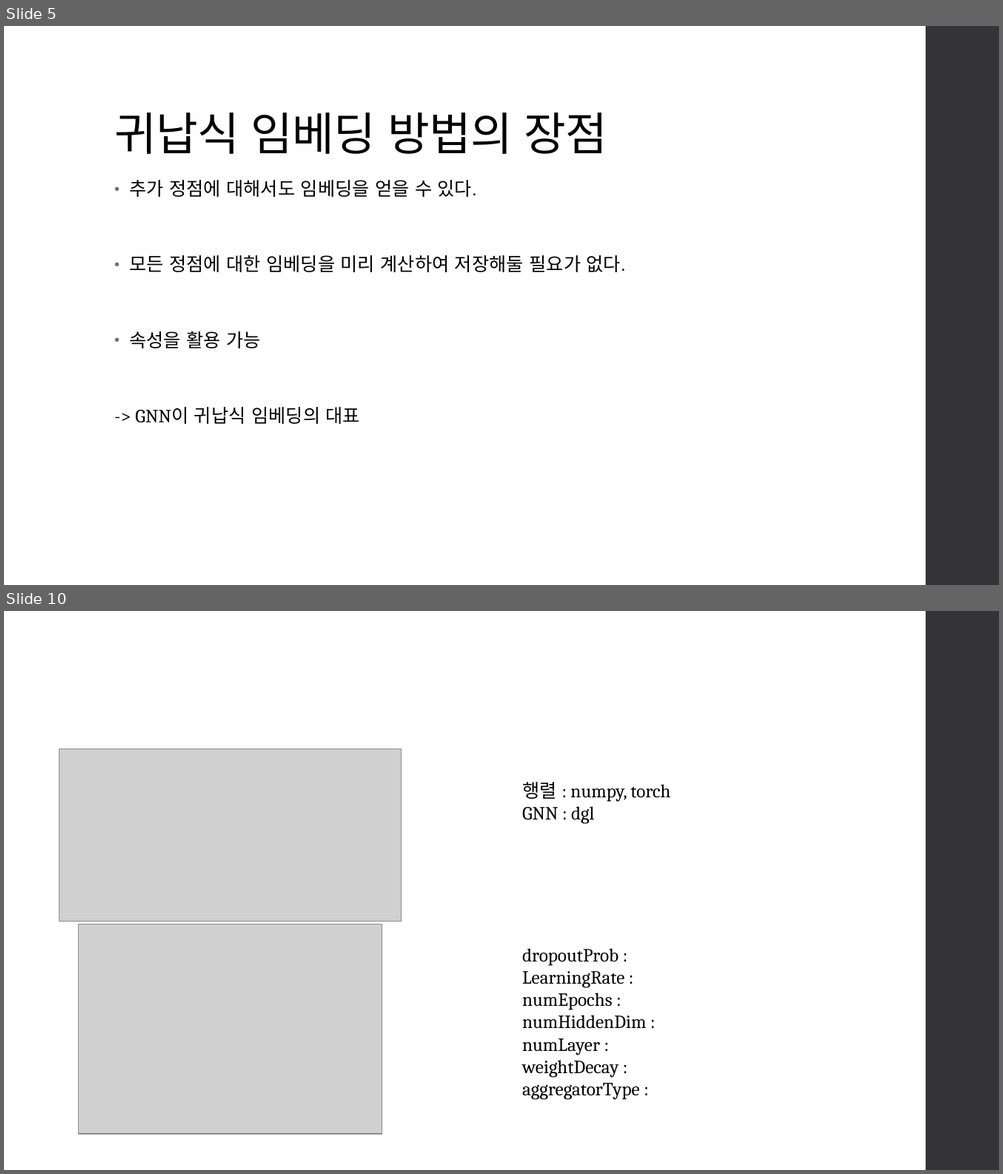
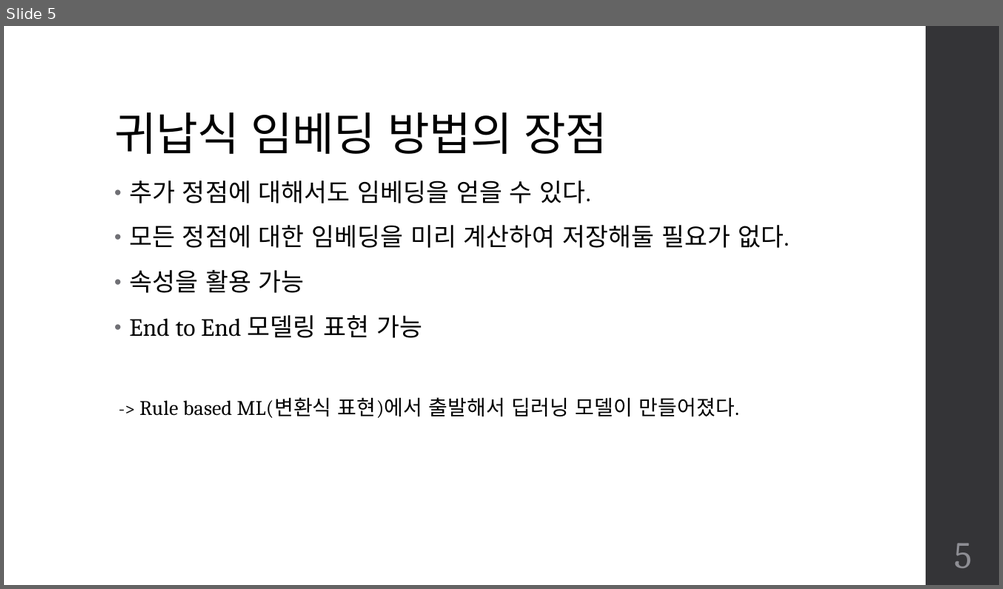
Before and after one commit to team-fairy/JunCheol, a slide deck: Presentation_resource/GNN.pptm. Shown one above the other, each under a label of ours: slides 5 and 10 before the commit, slide 5 after it; the slides between them are not shown. The pictures are 1003x1174 and 1003x589 pixels, drawn with LibreOffice and Linux fonts; fonts in the diff are those of the drawing; grey boxes stand for pictures. Boxes give left, top, right and bottom in pixels: in the first picture for what was removed or moved away, otherwise in the second. Text is boxed around its words. In the diff, an @@ line names an element or a change of style, - is before the commit and + after.

```diff
--- a/Presentation_resource/GNN.pptm
+++ b/Presentation_resource/GNN.pptm
@@ slide 10 removed at box(4, 611, 999, 1170), background #FFFFFF; not listed: 1 template element that a slide beside it also shows @@
@@ picture removed at box(60, 749, 401, 921) @@
@@ text removed at box(522, 782, 670, 824) @@
-행렬 : numpy, torch
-GNN : dgl
@@ picture removed at box(79, 925, 382, 1135) @@
@@ text removed at box(522, 948, 646, 1100) @@
-dropoutProb :
-LearningRate :
-numEpochs :
-numHiddenDim :
-numLayer :
-weightDecay :
-aggregatorType :
@@ slide 5 changed as well @@
@@ text at box(129, 181, 789, 293): size 18 to 24 pt in "추가 정점에 대해서도 임베딩을 얻을 수 있다.", "모든 정점에 대한 임베딩을 미리 계산하여 저장해둘 ...", "속성을 활용 가능" @@
@@ text at box(129, 315, 739, 418): text changed; size 18 to 20 pt @@
--> GNN이 귀납식 임베딩의 대표
+• End to End 모델링 표현 가능
+-> Rule based ML(변환식 표현)에서 출발해서 딥러닝 모델이 만들어졌다.
@@ page number added at box(953, 543, 971, 568), 36 pt, text #8E8E94 @@
+5
```
Also in this commit, not shown: 5 other slides changed, 13 slides added, 4 other slides removed.
